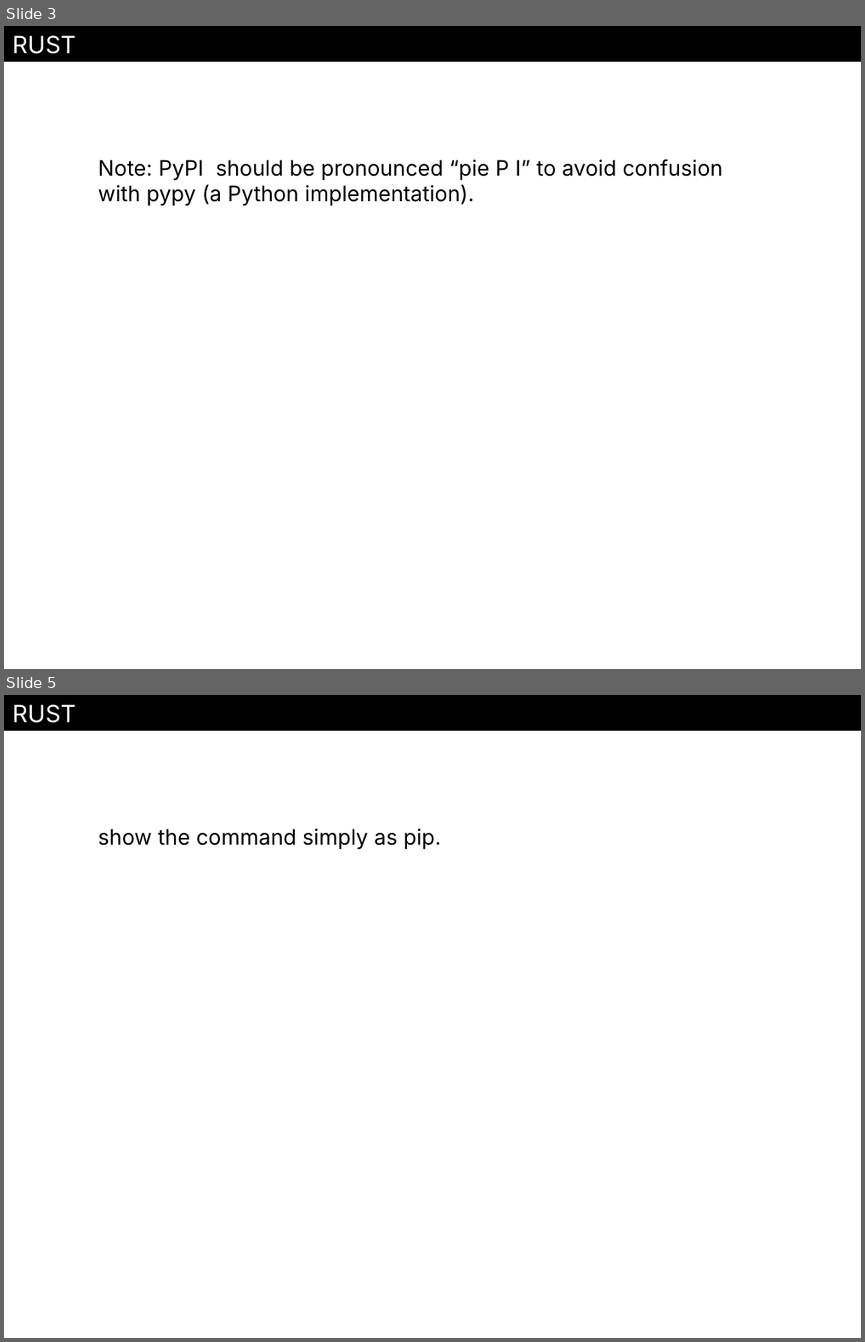
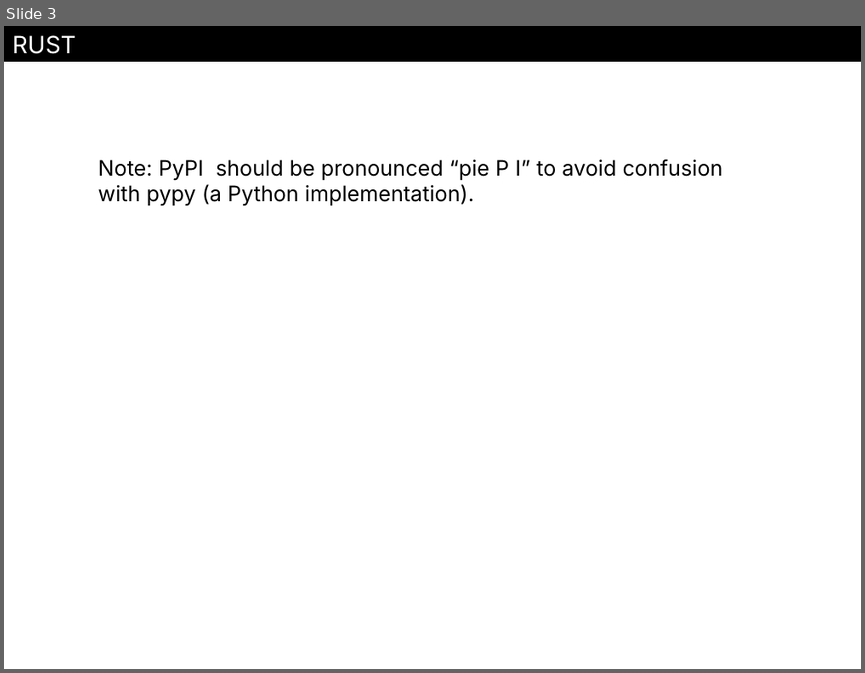
Before and after one commit to Brendan8899/pdfTopptx, a slide deck: output.pptx. Shown one above the other, each under a label of ours: slides 3 and 5 before the commit, slide 3 after it; the slides between them are not shown. The pictures are 865x1342 and 865x673 pixels, drawn with LibreOffice and Linux fonts; fonts in the diff are those of the drawing. Boxes give left, top, right and bottom in pixels: in the first picture for what was removed or moved away, otherwise in the second. Text is boxed around its words. In the diff, an @@ line names an element or a change of style, - is before the commit and + after.

```diff
--- a/output.pptx
+++ b/output.pptx
@@ slide 5 removed at (4,695,861,1338), background #FFFFFF @@
@@ rectangle removed at (4,695,861,731) @@
-RUST
@@ text removed at (98,828,441,849) @@
-show the command simply as pip.
```
Also in this commit, not shown: 1 slide changed, 3 other files.
